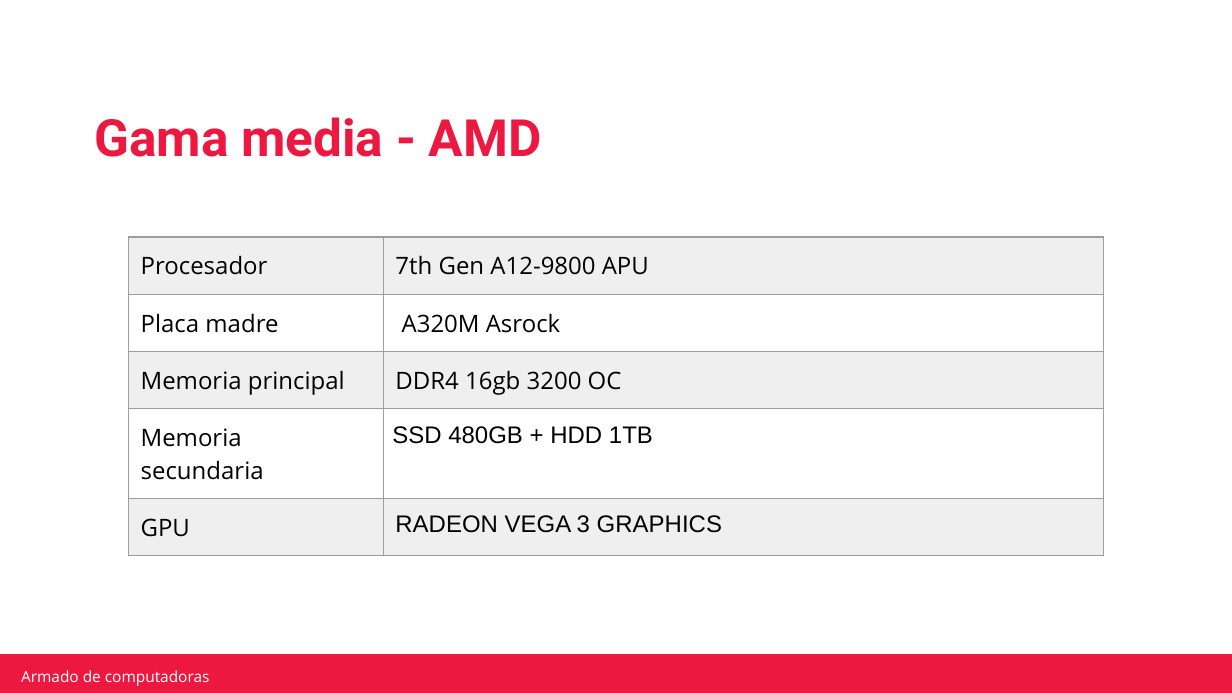
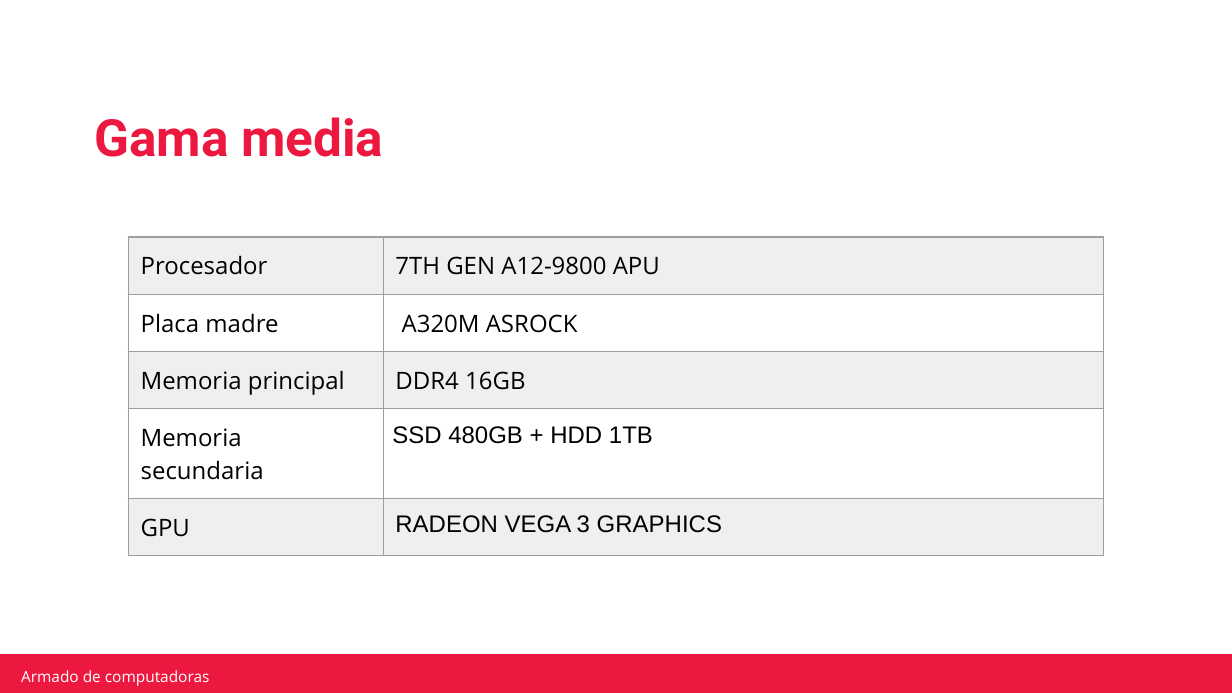
Before and after one commit to robertotorfe/Mochila-Camada-7-0822, a slide deck: slide 5 of Actividades Obligatorias/ACTIVIDAD-OBLIGATORIA1.pptx. Drawn at 1232x693 pixels with LibreOffice and Linux fonts; fonts in the diff are those of the drawing; background and template pictures are left out. Boxes give left, top, right and bottom in pixels: in the first picture for what was removed or moved away, otherwise in the second. Text is boxed around its words. In the diff, an @@ line names an element or a change of style, - is before the commit and + after.

```diff
--- a/Actividades Obligatorias/ACTIVIDAD-OBLIGATORIA1.pptx
+++ b/Actividades Obligatorias/ACTIVIDAD-OBLIGATORIA1.pptx
@@ text at (x1=94, y1=117, x2=383, y2=157): text changed @@
-Gama media - AMD
+Gama media
@@ table at (x1=128, y1=237, x2=1104, y2=541) @@
-row 1, column 2: 7th Gen A12-9800 APU
+row 1, column 2: 7TH GEN A12-9800 APU
-row 2, column 2: A320M Asrock
+row 2, column 2: A320M ASROCK
-row 3, column 2: DDR4 16gb 3200 OC
+row 3, column 2: DDR4 16GB
```
Also in this commit, not shown: 8 other slides changed.
